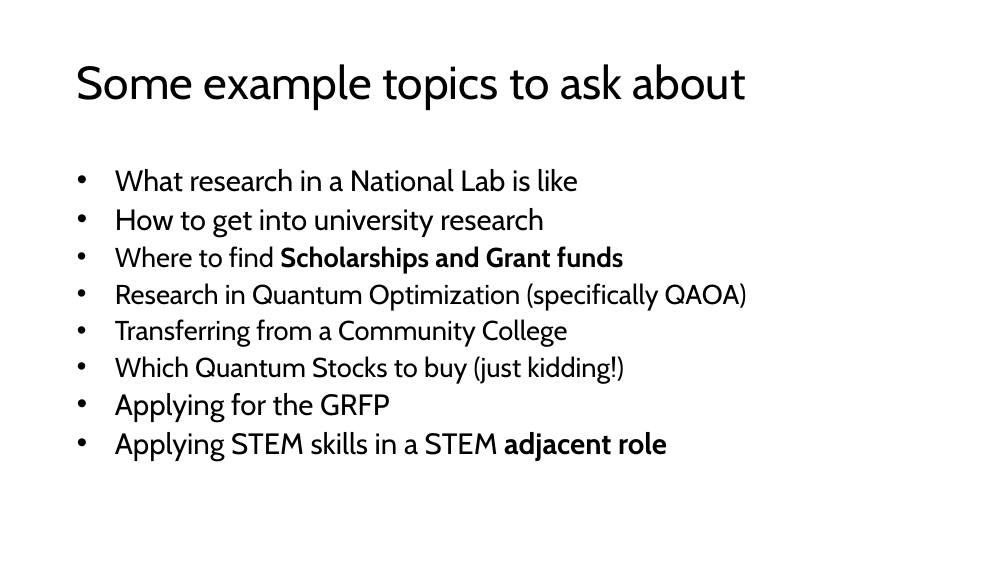
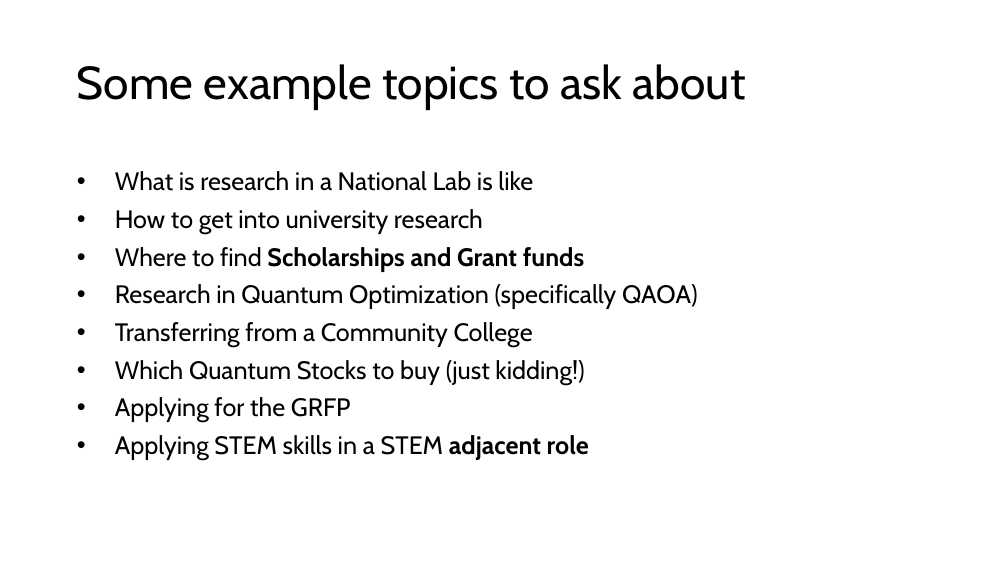
Before and after one commit to Katie1harrison/Katie1harrison.github.io, a slide deck: slide 14 of success.pptx (slide 13 before the commit). Drawn at 1008x567 pixels with LibreOffice and Linux fonts; fonts in the diff are those of the drawing. Boxes give left, top, right and bottom in pixels: in the first picture for what was removed or moved away, otherwise in the second. Text is boxed around its words. In the diff, an @@ line names an element or a change of style, - is before the commit and + after.

```diff
--- a/success.pptx
+++ b/success.pptx
@@ text at [115, 171, 533, 191]: text changed; size 28 to 24 pt @@
-• What research in a National Lab is like
+• What is research in a National Lab is like
@@ text at [115, 209, 698, 460]: size 28 to 24 pt in "How to get into university research", "Applying for the GRFP", "Applying STEM skills in a STEM adjacent ..."; size 26 to 24 pt in "Where to find Scholarships and Grant funds", "Research in Quantum Optimization (specifically QAOA)", "Transferring from a Community College", "Which Quantum Stocks to buy (just kidding!)"; line spacing 0.8 to 0.9 @@
```
Also in this commit, not shown: 6 other slides changed, 1 slide added, 1 other file.
